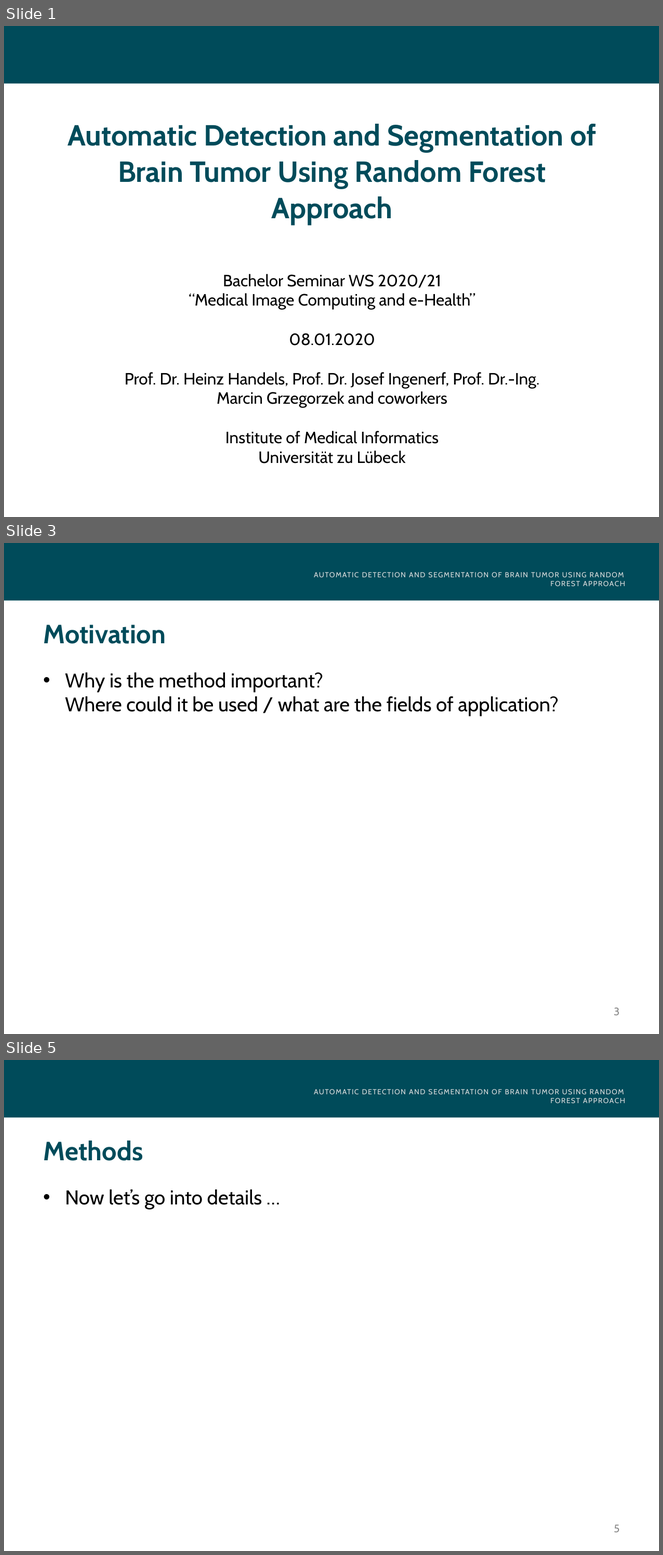
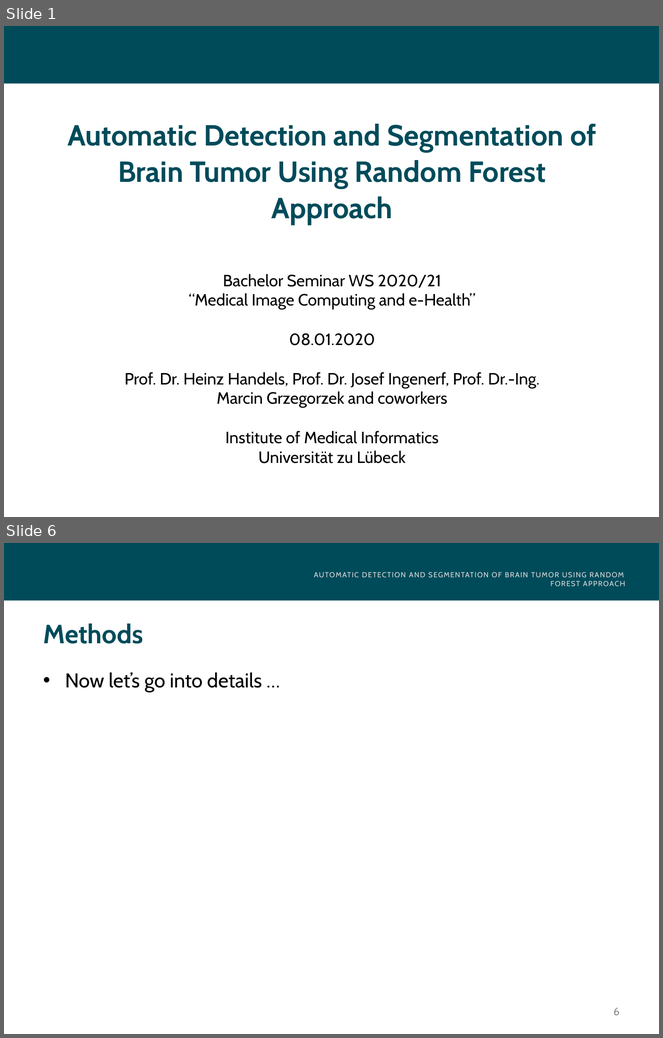
Before and after one commit to leobreo/brain_tumor_recognition, a slide deck: seminarppt.pptx. Shown one above the other, each under a label of ours: slides 1, 3 and 5 before the commit, slides 1 and 6 after it; the slides between them are not shown. The pictures are 663x1555 and 663x1038 pixels, drawn with LibreOffice and Linux fonts; fonts in the diff are those of the drawing; background and template pictures are left out. Boxes give left, top, right and bottom in pixels: in the first picture for what was removed or moved away, otherwise in the second. Text is boxed around its words. In the diff, an @@ line names an element or a change of style, - is before the commit and + after.

```diff
--- a/seminarppt.pptx
+++ b/seminarppt.pptx
@@ slide 3 removed at box(4, 543, 659, 1034), background #FFFFFF; not listed: 3 template elements that a slide beside it also shows @@
@@ title removed at box(44, 625, 166, 644) @@
-Motivation
@@ text removed at box(65, 672, 558, 716) @@
-• Why is the method important?
-  Where could it be used / what are the fields of application?
@@ what was slide 5 is now slide 6 @@
@@ page number at box(613, 1008, 620, 1016): text changed @@
-5
+6
```
Also in this commit, not shown: 1 slide changed, 3 slides added, 1 other slide removed, 1 other file.
